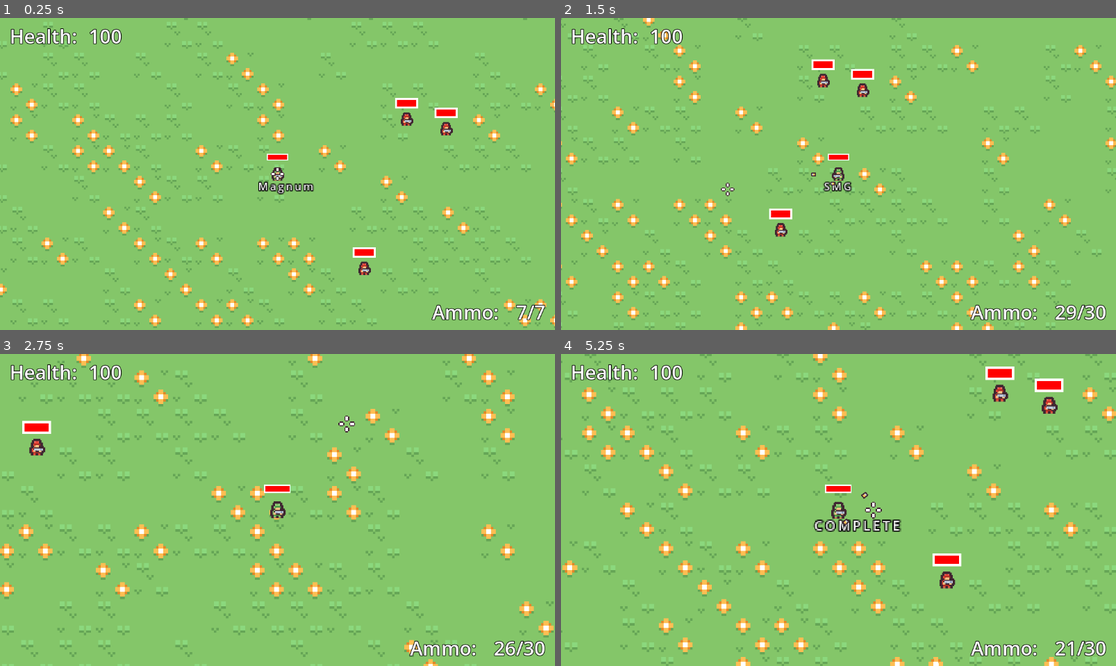
Above: before the commit, frames 1-4 (two rows, left to right).
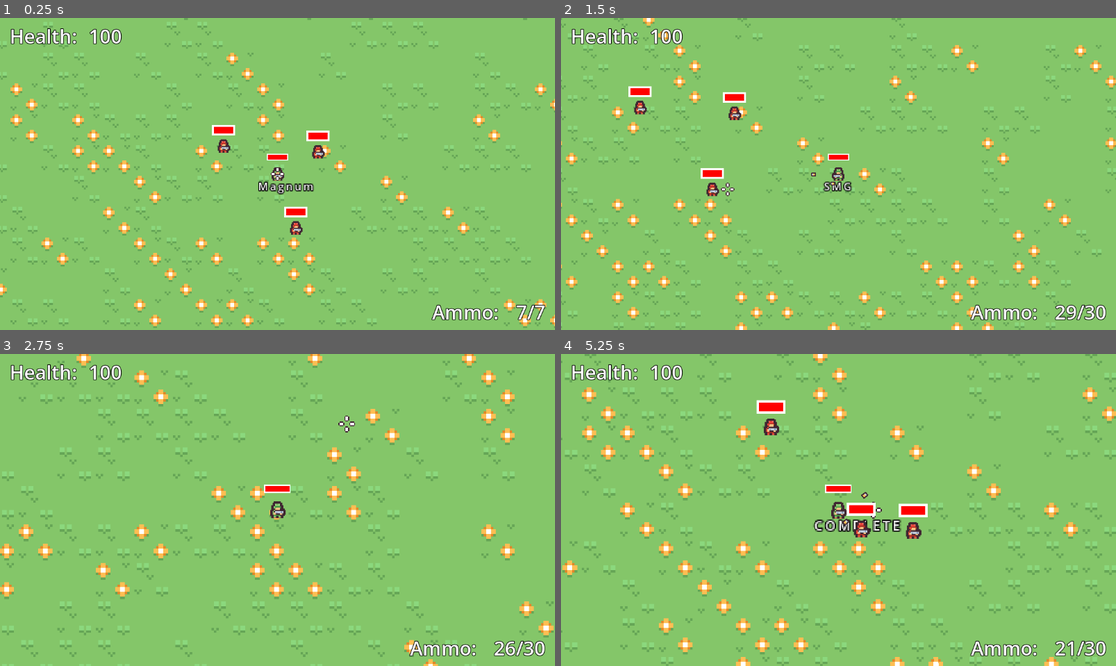
Above: after the commit, the same moments.

Repository: UselessFodder/Liberation-2D
Game: Godot game, scene res://main.tscn
Two runs of this game, one before a commit and one after it. Both use one fixed random seed, a clock stepped at 60 frames per second and the inputs below.
Inputs (mouse positions are in pixels of both pictures, inside the frame that each line leads up to):
- Up to frame 1 (0.25 s): no input
- Up to frame 2 (1.5 s): tap Enter at 0.5 s; move the mouse to (960, 158) at 0.52 s; hold Right (move_east) 0.53-1.28 s; hold 1 (primary_weapon) 0.53-1.28 s; click (960, 158) at 0.67 s; move the mouse to (727, 189) at 1.27 s; hold Down (move_south) from 1.28 s (still down); tap 2 (secondary_weapon) at 1.35 s; click (727, 189) at 1.42 s
- Up to frame 3 (2.75 s): move the mouse to (333, 441) at 2.02 s; release Down (move_south) at 2.03 s; hold Right (move_east) from 2.03 s (still down); tap Mouse wheel up (zoom_in) at 2.1 s; click (333, 441) at 2.17 s
- Up to frame 4 (5.25 s): move the mouse to (810, 572) at 2.77 s; release Right (move_east) at 2.78 s; hold Up (move_north) 2.78-3.53 s; tap Mouse wheel down (zoom_out) at 2.85 s; click (810, 572) at 2.92 s; move the mouse to (1005, 556) at 3.52 s; hold 1 (primary_weapon) 3.53-4.28 s; hold Left (move_west) 3.53-5.03 s; click (1005, 556) at 3.67 s; tap R (reload) at 4.15 s; move the mouse to (672, 463) at 4.27 s; tap 2 (secondary_weapon) at 4.35 s; click (672, 463) at 4.42 s; move the mouse to (866, 510) at 5.02 s; hold Down (move_south) from 5.03 s (still down); tap Mouse wheel up (zoom_in) at 5.1 s; click (866, 510) at 5.17 s

The runs differ from the first frame. In frame 1, 1.4% of the frame differs, in the area x 38-83%, y 25-83%; in frame 2, 1.4%; in frame 3, 0.3%; in frame 4, 2.1%, in the area x 35-91%, y 4-76%.

Commit message:
Created AIComponent & basic AI state machine
AIComponent currently allows the enemies to meander around when idle via a basic state machine. Next step is to check if player is within a detection range and then start shooting at them with the states.SHOOTING state.

Separately, also cleaned up unneeded saved code.

Diff:
--- /dev/null
+++ b/actors/AIComponent.gd
@@ -0,0 +1,92 @@
+extends Node2D
+
+@export var Actor_Node = get_parent()
+
+var actor_speed = 0
+
+var current_pos = Vector2.ZERO
+var goal_pos = Vector2.ZERO
+
+var current_target
+
+enum states {IDLE,WAITING,SHOOTING,MOVING}
+var current_state = states.IDLE
+
+func move_to_loc(new_loc):
+	if current_pos.distance_to(goal_pos) < 2:
+		Actor_Node.position.x = goal_pos.x
+		Actor_Node.position.y = goal_pos.y
+
+		return Vector2.ZERO
+	else:
+#		if abs(current_pos.y) - abs(goal_pos.y) < 1:
+#			Actor_Node.position.y = goal_pos.y
+#		if abs(current_pos.x) - abs(goal_pos.x) < 1:
+#			Actor_Node.position.x = goal_pos.x
+
+		var velocity = Vector2.ZERO
+
+		if new_loc.x > current_pos.x:
+			velocity.x = 1
+		if new_loc.x < current_pos.x:
+			velocity.x = -1
+		if new_loc.y > current_pos.y:
+			velocity.y = 1
+		if new_loc.y < current_pos.y:
+			velocity.y = -1
+
+		velocity.x = velocity.x * actor_speed
+		velocity.y = velocity.y * actor_speed
+
+		return velocity
+
+func get_random_loc():
+	var move_distance = 100
+	#get offset from current position
+	var new_x = current_pos.x + (randi_range(-1 * move_distance,move_distance))
+	var new_y = current_pos.y + (randi_range(-1 * move_distance,move_distance))
+
+	goal_pos = Vector2(new_x,new_y)
+
+	#DEBUG
+	print("New location received:", goal_pos)
+
+	return goal_pos
+
+func start_wait():
+	current_state = states.WAITING
+
+	var wait_time = randi_range(3,10)
+
+	#DEBUG
+	print("Entering WAIT state for ", wait_time, " seconds")
+
+	await get_tree().create_timer(wait_time).timeout
+
+	#DEBUG
+	print("Entering IDLE state")
+	current_state = states.IDLE
+
+# Called when the node enters the scene tree for the first time.
+func _ready():
+	actor_speed = Actor_Node.speed
+	start_wait()
+
+# Called every frame. 'delta' is the elapsed time since the previous frame.
+func _process(delta):
+	current_pos = Actor_Node.position
+
+	#check to generate new random move
+	if current_state == states.IDLE:
+		get_random_loc()
+		current_state = states.MOVING
+
+	if current_state == states.MOVING and current_pos != goal_pos:
+		print("current: ", current_pos, " goal: ", goal_pos)
+		current_state = states.MOVING
+		var velocity = move_to_loc(goal_pos)
+		if velocity == Vector2.ZERO:
+			start_wait()
+		else:
+			Actor_Node.position = (Actor_Node.position + velocity * delta).snapped(Vector2.ONE)
+#			Actor_Node.position += velocity * delta
--- /dev/null
+++ b/actors/AIComponent.tscn
@@ -0,0 +1,6 @@
+[gd_scene load_steps=2 format=3 uid="uid://bxr2i4wrnh288"]
+
+[ext_resource type="Script" path="res://actors/AIComponent.gd" id="1_xod3a"]
+
+[node name="AIComponent" type="Node2D"]
+script = ExtResource("1_xod3a")
--- a/actors/enemy.gd
+++ b/actors/enemy.gd
@@ -2,7 +2,7 @@
 class_name enemy
 
 @export var max_health = 100
-@export var speed = 300
+@export var speed = 30
 @export var health_size = 20
 
 var health = max_health
--- a/actors/enemy.tscn
+++ b/actors/enemy.tscn
@@ -1,8 +1,9 @@
-[gd_scene load_steps=205 format=3 uid="uid://tut8va4lda8n"]
+[gd_scene load_steps=206 format=3 uid="uid://tut8va4lda8n"]
 
 [ext_resource type="Script" path="res://actors/enemy.gd" id="1_45oci"]
 [ext_resource type="Texture2D" uid="uid://tr0h0cdsg1nv" path="res://sprites/kenney_tiny-battle/Tilemap/tilemap.png" id="1_ciqtk"]
 [ext_resource type="Texture2D" uid="uid://jxklcjon4yxl" path="res://sprites/kenney_tiny-battle/Tiles/tile_0124.png" id="2_qhdqf"]
+[ext_resource type="PackedScene" uid="uid://bxr2i4wrnh288" path="res://actors/AIComponent.tscn" id="4_om118"]
 
 [sub_resource type="CanvasItemMaterial" id="CanvasItemMaterial_laq2u"]
 
@@ -1433,3 +1434,6 @@
 [node name="AnimatedSprite2D" type="AnimatedSprite2D" parent="."]
 sprite_frames = SubResource("SpriteFrames_wkb0j")
 animation = &"enemy"
+
+[node name="AIComponent" parent="." node_paths=PackedStringArray("Actor_Node") instance=ExtResource("4_om118")]
+Actor_Node = NodePath("..")
--- a/main.gd
+++ b/main.gd
@@ -1,6 +1,4 @@
 extends Node2D
-
-#var timers = []
 
 func _input(event):
 	if event.is_action_pressed("ui_cancel"):
@@ -13,10 +11,3 @@
 # Called every frame. 'delta' is the elapsed time since the previous frame.
 func _process(delta):
 	$mainUI.update_ammo_count($player.current_weapon.current_ammo_count,$player.current_weapon.ammo_count)
-#
-#	for i in timers.size():
-#		var current_timer = timers[i]
-#		if current_timer > 0:
-#			current_timer -= 1
-#		else:
-#			timers.remove_at(i)
--- a/main.tscn
+++ b/main.tscn
@@ -159,12 +159,12 @@
 position = Vector2(-2, 1)
 
 [node name="enemy" parent="." instance=ExtResource("6_m1dnd")]
-position = Vector2(132, -56)
+position = Vector2(40, -22)
 
 [node name="enemy2" parent="." instance=ExtResource("6_m1dnd")]
-position = Vector2(173, -46)
+position = Vector2(-58, -28)
 
 [node name="enemy3" parent="." instance=ExtResource("6_m1dnd")]
-position = Vector2(88, 99)
+position = Vector2(17, 57)
 
 [node name="mainUI" parent="." instance=ExtResource("8_f67nx")]
--- a/map.gd
+++ b/map.gd
@@ -18,8 +18,6 @@
 		background[i].resize(grid_size)
 		for j in grid_size:
 			background[i][j] = tiles.pick_random()
-
-	#print(background[0][0])
 
 func _draw():
 	var current_X = start_loc
--- a/player.gd
+++ b/player.gd
@@ -75,18 +75,6 @@
 	#get current weapon and fire
 	current_weapon.shoot(shot_start,shot_pos)
 
-	##	print("Mouse Click/Unclick at: ", event.position)
-	#	var shot_scene = preload("res://shot.tscn")
-	##	var new_shot = shot.new()
-	#	var new_shot = shot_scene.instantiate()
-	##	$".".get_parent().add_child(new_shot)
-	#	get_tree().current_scene.add_child(new_shot)
-	##	new_shot.draw_shot(shot_start,shot_pos)
-	#	new_shot.start = shot_start
-	#	new_shot.end = shot_pos
-	#	new_shot.damage = damage
-	#	new_shot.shoot_projectile()
-
 func change_weapon(new_weapon_slot):
 	current_weapon = new_weapon_slot.selected_weapon
 	automatic = current_weapon.automatic
@@ -137,9 +125,6 @@
 
 	elif event is InputEventMouseMotion:
 		$cursor.global_position =  get_global_mouse_position()
-		#print("Mouse Motion at: ", event.position)
-		#print("Cursor is at: ", $cursor.position)
-		#$cursor.position = get_viewport().get_mouse_position()
 
 	if event is InputEventKey:
 		if event.is_action_pressed("primary_weapon"):
@@ -168,8 +153,5 @@
 	if shot_timer > 0:
 		shot_timer -= 1
 
-	#handle cursor position
-	#cursor_to_mouse()
-
 func get_label():
 	return $overheadlabel
--- a/shot.gd
+++ b/shot.gd
@@ -48,8 +48,6 @@
 # Called when the node enters the scene tree for the first time.
 func _ready():
 	timed_destroy()
-#	shoot_projectile()
-	#pass # Replace with function body.
 
 
 # Called every frame. 'delta' is the elapsed time since the previous frame.
@@ -57,8 +55,6 @@
 	position += dir * speed * delta
 
 	#check if shot has reached end and delete if so
-#	if position.distance_to(end) < 5:
-#		queue_free()
 	var endpoint = end - position
 	check_impact()
 	if endpoint.dot(dir) <= 0:
--- a/weapons/weapon.gd
+++ b/weapons/weapon.gd
@@ -21,11 +21,8 @@
 func shoot(shot_start, shot_pos):
 	if current_ammo_count > 0 and weapon_state == states.IDLE:
 		var shot_scene = preload("res://shot.tscn")
-	#	var new_shot = shot.new()
 		var new_shot = shot_scene.instantiate()
-	#	$".".get_parent().add_child(new_shot)
 		get_tree().current_scene.add_child(new_shot)
-	#	new_shot.draw_shot(shot_start,shot_pos)
 		new_shot.start = shot_start
 		new_shot.end = shot_pos
 		new_shot.damage = damage
@@ -35,15 +32,6 @@
 		current_ammo_count-=1
 
 func reload():
-#	if weapon_state == states.IDLE:
-#		weapon_state = states.RELOAD
-#		reload_wait = reload_time
-#	elif weapon_state == states.RELOAD and reload_wait == 0:
-#		current_ammo_count = ammo_count
-#		weapon_state = states.IDLE
-#	elif reload_wait > 0:
-#		reload_wait -=1
-
 	if weapon_state == states.IDLE:
 		weapon_state = states.RELOAD
 		get_parent().get_parent().display_text("RELOADING")
